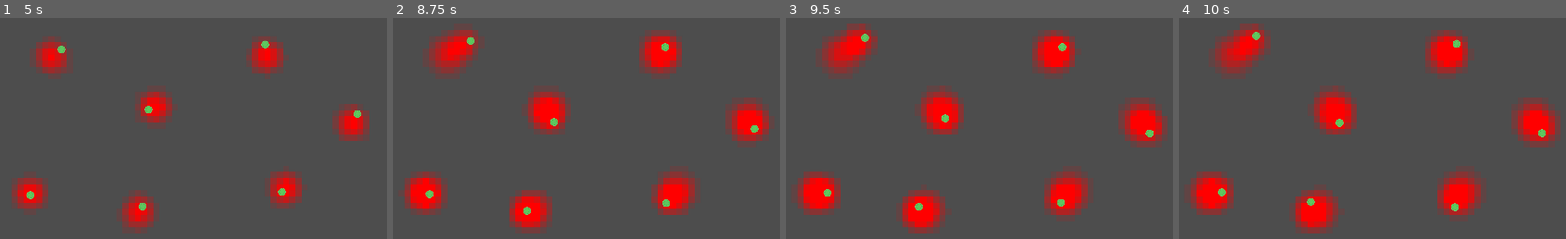
Above: before the commit, frames 1-4 (left to right).
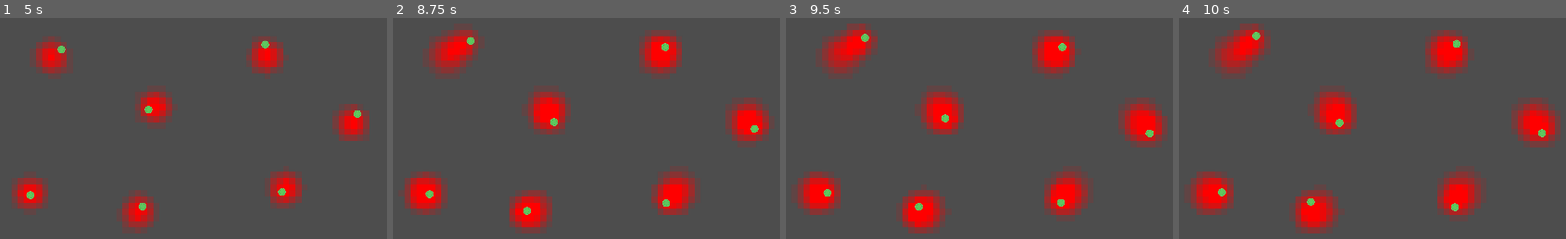
Above: after the commit, the same moments.

Repository: AndiReich/FachpraktikumMultiagentensystem
Game: Godot game, scene res://scenes/test_main_scene.tscn
Two runs of this game, one before a commit and one after it. Both use one fixed random seed, a clock stepped at 60 frames per second and the inputs below.
Inputs:
- Up to frame 1 (5 s): tap Enter at 0.5 s
- Up to frame 2 (8.75 s): no input
- Up to frame 3 (9.5 s): no input
- Up to frame 4 (10 s): no input

Frame 1 is identical in both runs. In frame 2, less than 0.1% of the frame differs, in the area x 7-10%, y 72-87%; in frame 3, 0.2%, in the area x 4-10%, y 72-87%; in frame 4, 0.2%.

Commit message:
Add restriction to emanation to only add until the cell value is 1.0 to preserve the mapping of the concentration to 0..1.

Diff:
--- a/src/controller/tilemapController.gd
+++ b/src/controller/tilemapController.gd
@@ -110,9 +110,9 @@
 		var global_x: int = offset_x + local_x
 		for local_y in pattern_matrix[0].size():
 			var global_y: int = offset_y + local_y
-			var value: float = float(pattern_matrix[local_x][local_y])
+			var value: float = float(pattern_matrix[local_x][local_y]) / self.ntiles
 			if(is_position_valid(global_x, global_y, value)):
-				current_grid_state[global_x][global_y] += value / self.ntiles
+				current_grid_state[global_x][global_y] += value
 
 
 # Not that it matters, but we could check for valid positions in each loop to
@@ -122,4 +122,6 @@
 		return false
 	if(y < 0 || y >= current_grid_state[0].size()):
 		return false
+	if(current_grid_state[x][y] >= 1.0):
+		return false
 	return true
